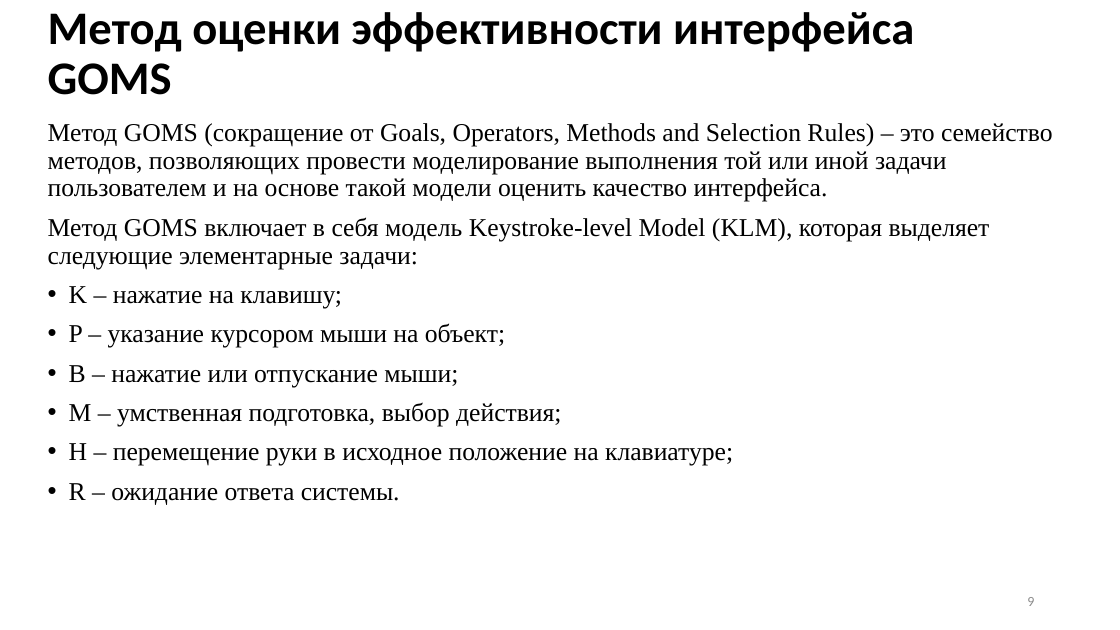
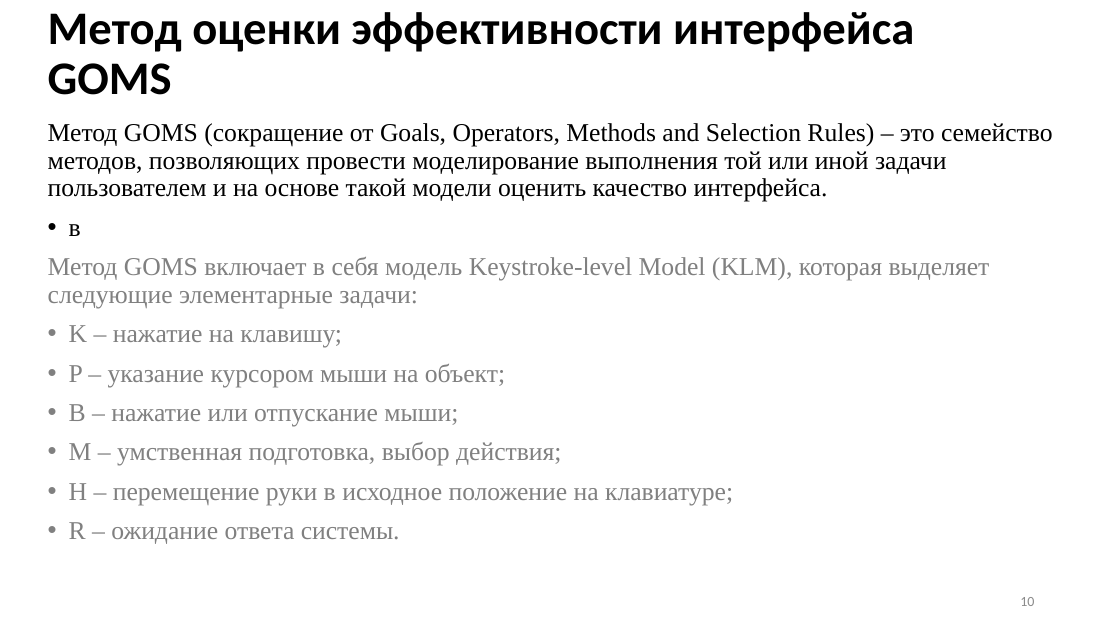
Before and after one commit to Inlucker/7semestr, a slide deck: slide 10 of НИР и ВКР/Презентация/ПронинАС_НИР_презентация.pptx (slide 9 before the commit). Drawn at 1120x630 pixels with LibreOffice and Linux fonts; fonts in the diff are those of the drawing. Boxes give left, top, right and bottom in pixels: in the first picture for what was removed or moved away, otherwise in the second. Text is boxed around its words. In the diff, an @@ line names an element or a change of style, - is before the commit and + after.

```diff
--- a/НИР и ВКР/Презентация/ПронинАС_НИР_презентация.pptx
+++ b/НИР и ВКР/Презентация/ПронинАС_НИР_презентация.pptx
@@ text at [69, 224, 81, 236]: paragraph added @@
+• в
@@ text at [48, 257, 990, 544]: text colour #000000 to #808080 in "Метод GOMS включает в себя модель Keystroke-level ...", "K – нажатие на клавишу;", "P – указание курсором мыши на объект;", "B – нажатие или отпускание мыши;" and 3 more places @@
@@ page number at [1020, 597, 1034, 606]: text changed @@
-9
+10
```
Also in this commit, not shown: 6 other slides changed, 3 slides added, 2 slides removed, 1 other file.
